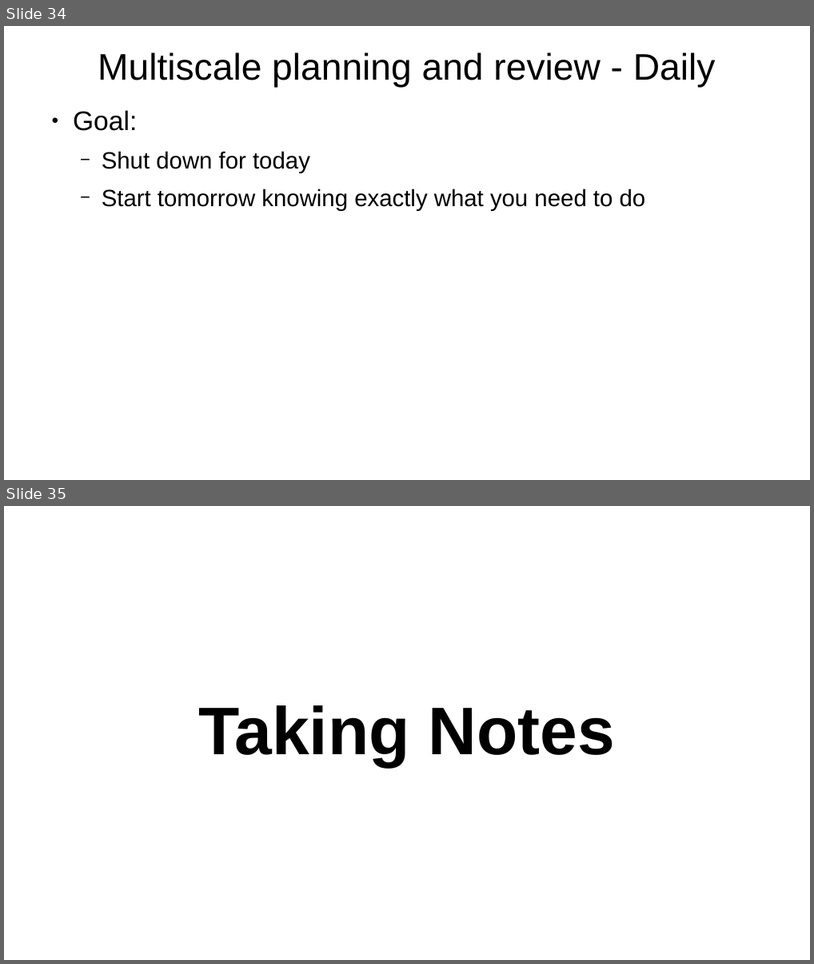
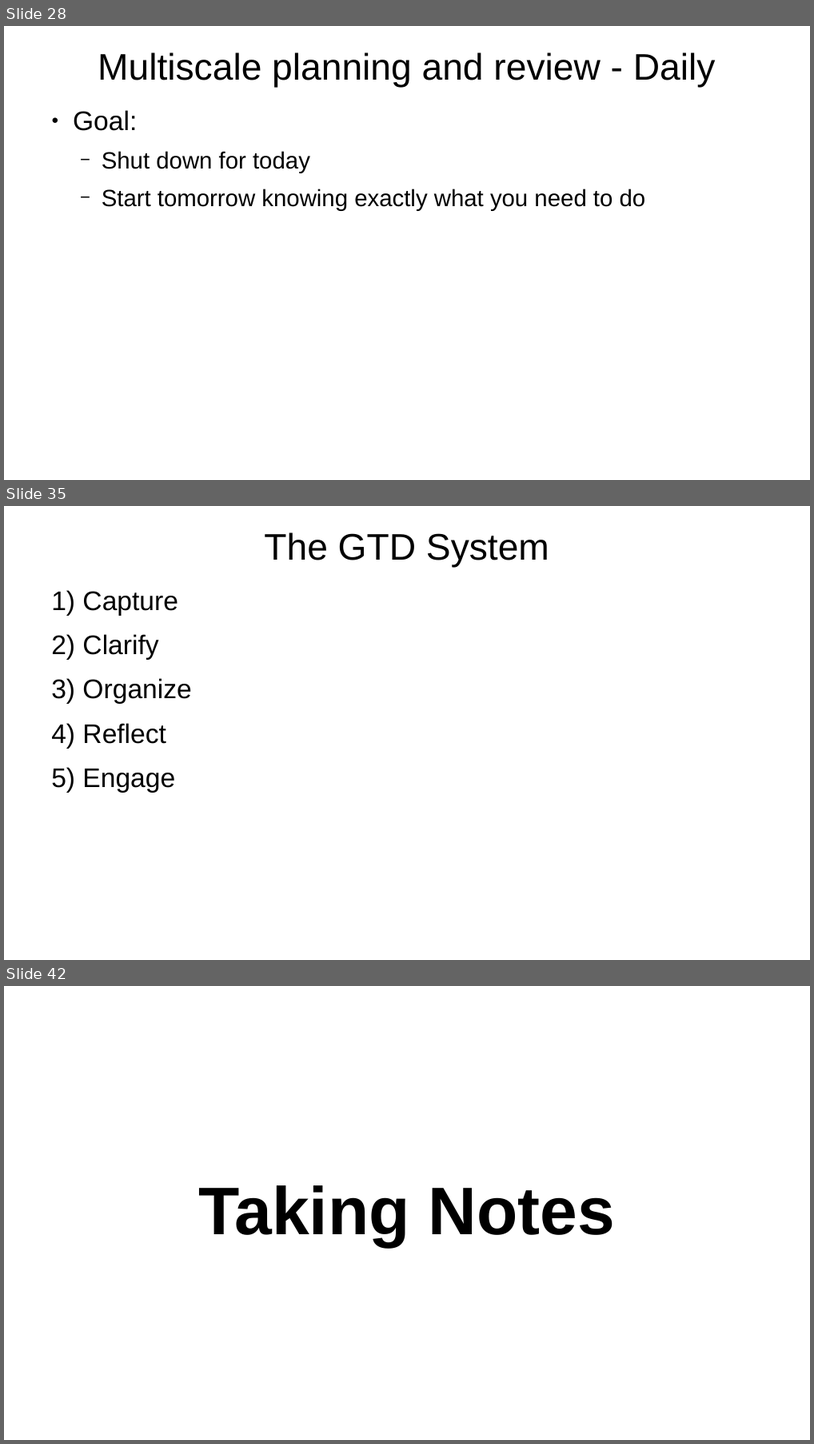
Before and after one commit to arnegevaert/SC26, a slide deck: personal_effectiveness.odp. Shown one above the other, each under a label of ours: slides 34 and 35 before the commit, slides 28, 35 and 42 after it; the slides between them are not shown. The pictures are 814x964 and 814x1444 pixels, drawn with LibreOffice and Linux fonts; fonts in the diff are those of the drawing. Boxes give left, top, right and bottom in pixels: in the first picture for what was removed or moved away, otherwise in the second. Text is boxed around its words. In the diff, an @@ line names an element or a change of style, - is before the commit and + after.

```diff
--- a/personal_effectiveness.odp
+++ b/personal_effectiveness.odp
@@ slide 35 added at [4,506,810,960], background #FFFFFF @@
@@ title added at [264,532,550,568], 44 pt, text #000000 @@
+The GTD System
@@ text added at [82,591,191,792], 32 pt, text #000000 @@
+1) Capture
+2) Clarify
+3) Organize
+4) Reflect
+5) Engage
@@ what was slide 34 is now slide 28 @@
@@ what was slide 35 is now slide 42 @@
```
Also in this commit, not shown: 7 slides changed, 13 other slides added, 5 slides removed.
